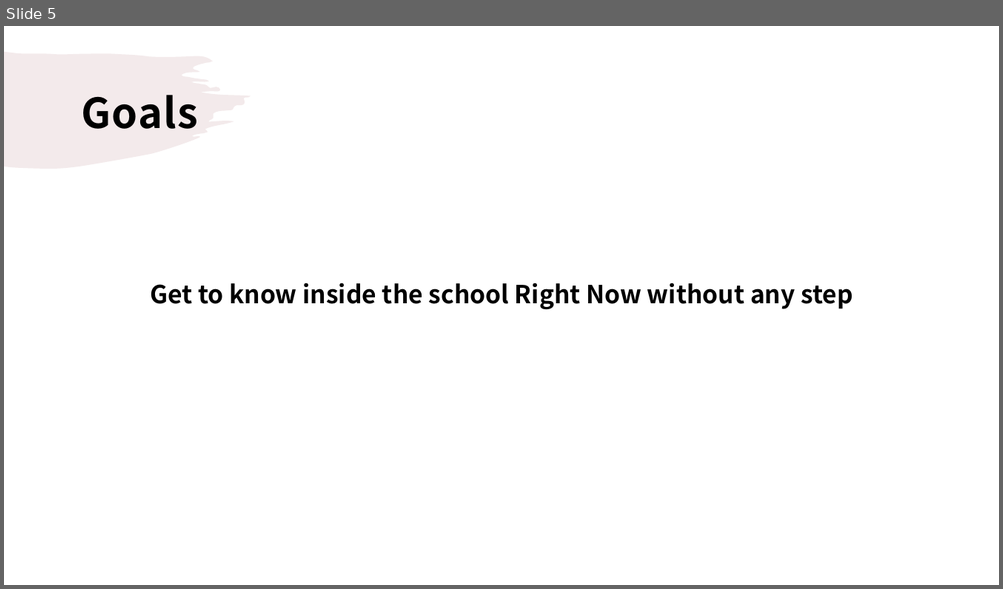
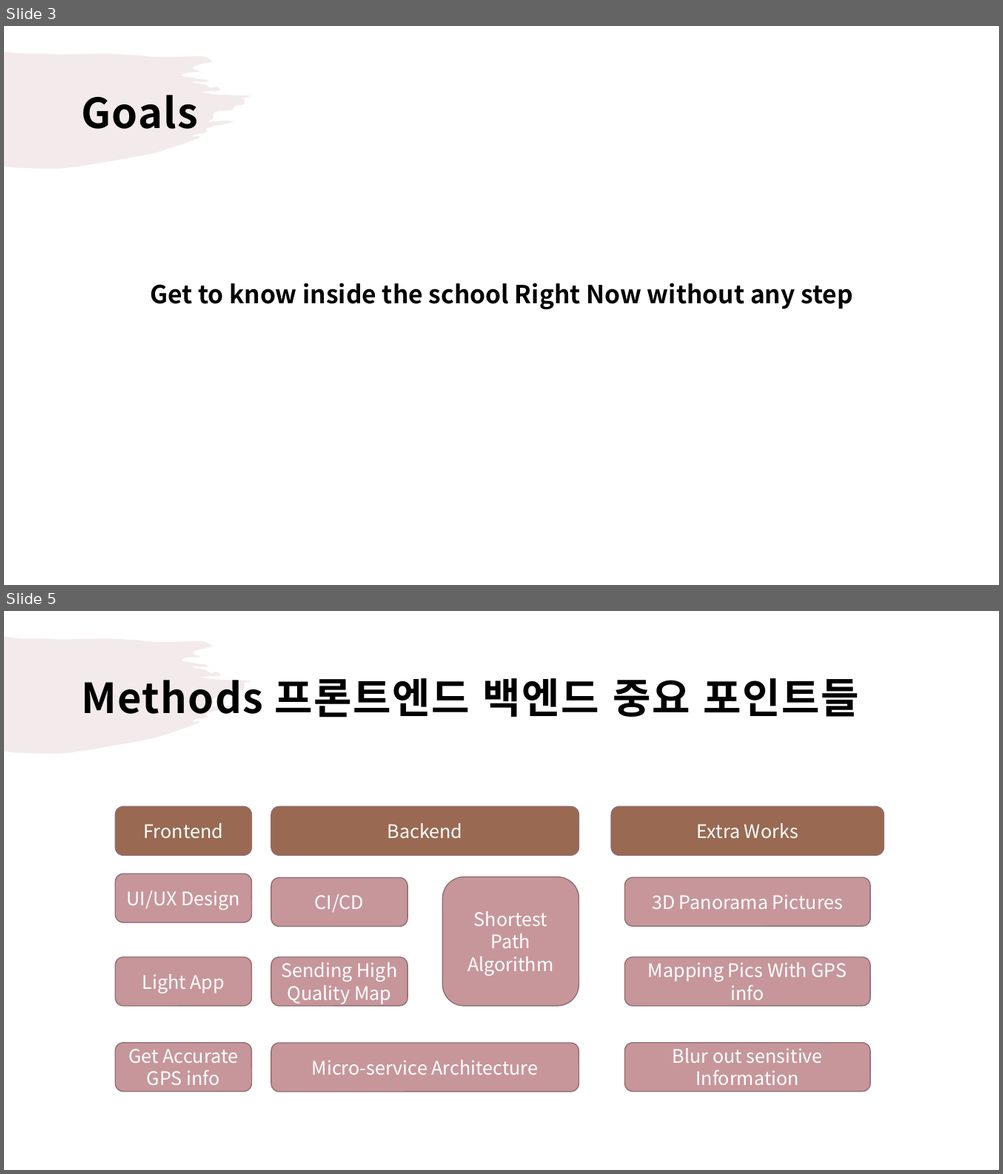
Before and after one commit to droongma/2021spring_41class_team13, a slide deck: 황석진 제안서 작성중.pptx. Shown one above the other, each under a label of ours: slide 5 before the commit, slides 3 and 5 after it; the slides between them are not shown. The pictures are 1003x589 and 1003x1174 pixels, drawn with LibreOffice and Linux fonts; fonts in the diff are those of the drawing. Boxes give left, top, right and bottom in pixels: in the first picture for what was removed or moved away, otherwise in the second. Text is boxed around its words. In the diff, an @@ line names an element or a change of style, - is before the commit and + after.

Commit message:
황석진 제안서 Goal & method 부분 작성 완료 - 첨삭 필요

```diff
--- a/황석진 제안서 작성중.pptx
+++ b/황석진 제안서 작성중.pptx
@@ slide 5 added at (4, 611, 999, 1170), background #FFFFFF; not listed: 1 template element that a slide beside it also shows @@
@@ title added at (81, 678, 859, 718), 40 pt, text #000000, bold @@
+Methods 프론트엔드 백엔드 중요 포인트들
@@ rounded rectangle added at (115, 806, 252, 855), fill #996952, outline #926F73 1 pt, 18 pt, text #FFFFFF @@
+Frontend
@@ rounded rectangle added at (271, 806, 578, 855), fill #996952, outline #926F73 1 pt, 18 pt, text #FFFFFF @@
+Backend
@@ rounded rectangle added at (612, 806, 884, 855), fill #996952, outline #926F73 1 pt, 18 pt, text #FFFFFF @@
+Extra Works
@@ rounded rectangle added at (115, 874, 252, 922), fill #C6969B, outline #926F73 1 pt, 18 pt, text #FFFFFF @@
+UI/UX Design
@@ rounded rectangle added at (271, 878, 407, 926), fill #C6969B, outline #926F73 1 pt, 18 pt, text #FFFFFF @@
+CI/CD
@@ rounded rectangle added at (443, 877, 579, 1006), fill #C6969B, outline #926F73 1 pt, 18 pt, text #FFFFFF @@
+Shortest Path
+Algorithm
@@ rounded rectangle added at (625, 877, 871, 925), fill #C6969B, outline #926F73 1 pt, 18 pt, text #FFFFFF @@
+3D Panorama Pictures
@@ rounded rectangle added at (115, 957, 252, 1005), fill #C6969B, outline #926F73 1 pt, 18 pt, text #FFFFFF @@
+Light App
@@ rounded rectangle added at (271, 957, 407, 1005), fill #C6969B, outline #926F73 1 pt, 18 pt, text #FFFFFF @@
+Sending High Quality Map
@@ rounded rectangle added at (625, 957, 871, 1005), fill #C6969B, outline #926F73 1 pt, 18 pt, text #FFFFFF @@
+Mapping Pics With GPS info
@@ rounded rectangle added at (115, 1043, 252, 1091), fill #C6969B, outline #926F73 1 pt, 18 pt, text #FFFFFF @@
+Get Accurate
+GPS info
@@ rounded rectangle added at (271, 1043, 578, 1091), fill #C6969B, outline #926F73 1 pt, 18 pt, text #FFFFFF @@
+Micro-service Architecture
@@ rounded rectangle added at (625, 1043, 871, 1091), fill #C6969B, outline #926F73 1 pt, 18 pt, text #FFFFFF @@
+Blur out sensitive Information
@@ what was slide 5 is now slide 3 @@
```
Also in this commit, not shown: 3 slides changed, 3 other slides added, 4 slides removed.
